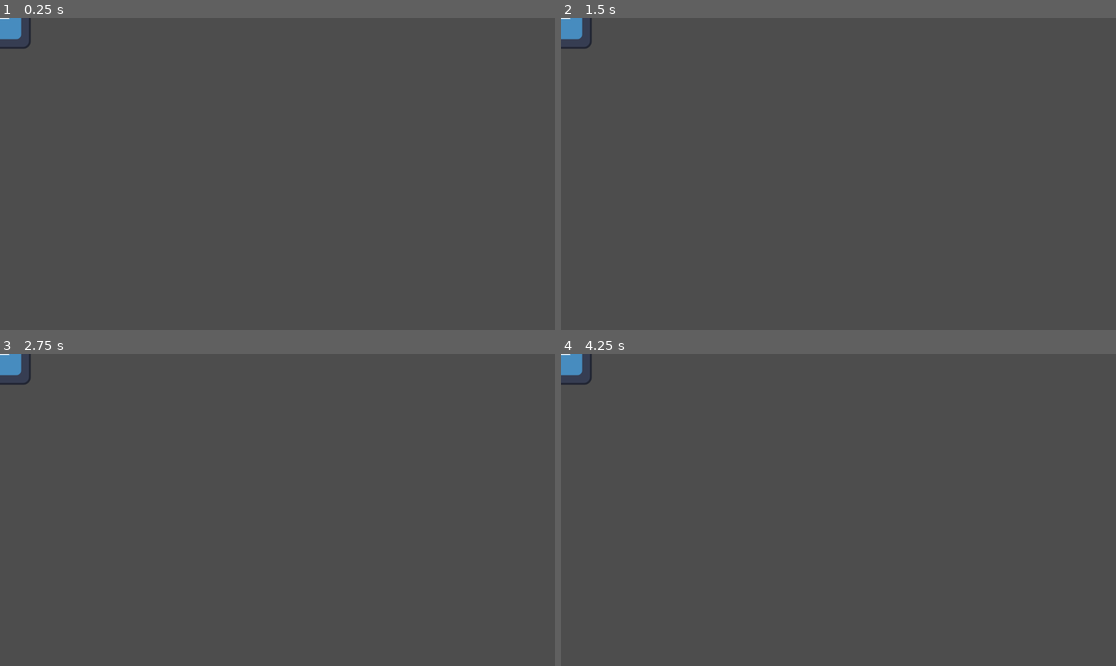
Above: before the commit, frames 1-4 (two rows, left to right).
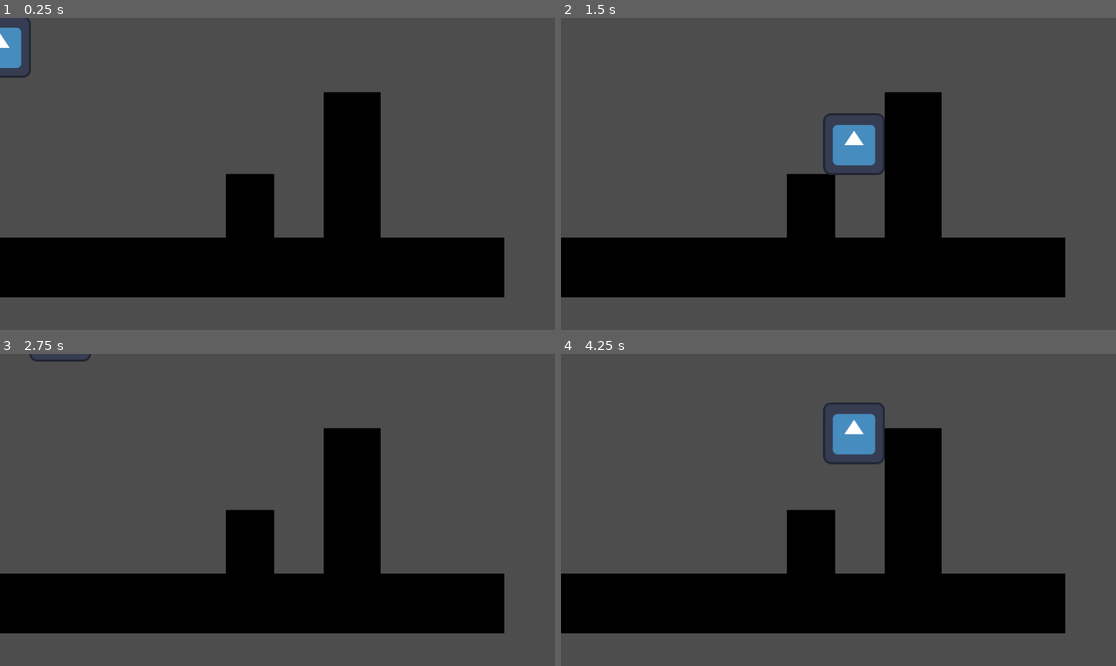
Above: after the commit, the same moments.

Repository: liangahc/learn-godot
Game: Godot game, scene res://tscn/game_controller.tscn
The game is run twice, just before and just after one commit, with the same random seed, the same clock (stepped at 60 frames per second) and the same inputs. Before the commit the project starts from res://tscn/character.tscn. The engine's default icon, where the game draws it, is replaced by a stand-in: a white triangle on a blue panel in a dark square.
Inputs:
- Up to frame 1 (0.25 s): no input
- Up to frame 2 (1.5 s): hold D (right) from 0.53 s (still down); tap W (jump, bound only before the commit) at 0.6, 0.77, 1.07, 1.35 s
- Up to frame 3 (2.75 s): tap W (jump, bound only before the commit) at 1.52, 1.82, 2.1 s; release D (right) at 2.03 s; hold A (left) from 2.03 s (still down)
- Up to frame 4 (4.25 s): release A (left) at 2.78 s; hold D (right) from 2.78 s (still down); tap W (jump, bound only before the commit) at 2.85, 3.02, 3.32, 3.6, 3.77, 4.07 s

The runs differ from the first frame. In frame 1, 25% of the frame differs, in the area x 0-91%, y 0-90%; in frame 2, 26%; in frame 3, 24%; in frame 4, 26%.

Commit message:
完善状态机
为character添加状态机,并且在map造了个基础地图,实现了wall的拖动放置功能

Diff:
--- /dev/null
+++ b/gd/game_controller.gd
@@ -0,0 +1,11 @@
+extends Node2D
+
+@onready var pmap:PackedScene=preload("res://tscn/map.tscn");
+@onready var pcharacter:PackedScene=preload("res://tscn/character.tscn");
+
+func _ready() -> void:
+	var map=pmap.instantiate();
+	var character=pcharacter.instantiate();
+
+	add_child(map);
+	add_child(character);
--- a/gd/move_controller.gd
+++ b/gd/move_controller.gd
@@ -1,32 +1,47 @@
 extends Node2D
 
-@onready var character = $".."
+@onready var character = $".." as CharacterBody2D
 
-enum state
-{
+enum state {
 	idle,
 	move,
 	jump,
 	fall
 }
 
-var current_state:state=state.idle;
+var current_state: state = state.idle
 
-func change_state(new_state:state) -> void:
-	current_state=new_state;
+@export var move_speed: float = 1000.0
+@export var jump_force: float = 800.0
+@export var gravity: float = 1800.0
+
+func _ready() -> void:
+	if not character:
+		print("未找到父节点角色！请将脚本挂在角色子节点上");
+		return;
+
+	change_state(state.idle);
+
+func change_state(new_state: state) -> void:
+	current_state = new_state;
+
+	print("切换为",new_state,"状态");
 
 	enter_state(new_state);
 
-func enter_state(new_state:state) -> void:
+func enter_state(new_state: state) -> void:
 	match new_state:
 		state.idle:
-			print("idle");
+			print("📊 状态：待机");
 		state.move:
-			print("move");
+			print("📊 状态：移动");
 		state.jump:
-			print("jump");
+			print("📊 状态：跳跃");
+			character.velocity.y = -jump_force
 		state.fall:
-			print("fall");
+			print("📊 状态：下落");
+
+
 
 func update_state() -> void:
 	match current_state:
@@ -39,17 +54,56 @@
 		state.fall:
 			do_fall();
 
+
+
 func do_idle() -> void:
-	var velocity;
+	var input_dir: float = Input.get_axis("left", "right");
 
+	if abs(input_dir) > 0.1:
+		change_state(state.move);
+
+	if not character.is_on_floor():
+		change_state(state.fall);
+
+	if Input.is_action_just_pressed("up") and character.is_on_floor():
+		change_state(state.jump);
+
+
+
+# 移动逻辑
 func do_move() -> void:
-	pass;
+	var input_dir: float = Input.get_axis("left", "right")
+
+	if abs(input_dir) < 0.1:
+		change_state(state.idle);
+
+	if not character.is_on_floor():
+		change_state(state.fall);
+
+	if Input.is_action_just_pressed("up") and character.is_on_floor():
+		change_state(state.jump);
 
 func do_jump() -> void:
-	pass;
+	if character.velocity.y > 0:
+		change_state(state.fall);
 
 func do_fall() -> void:
-	pass;
+	if character.is_on_floor():
+		change_state(state.idle);
 
-func _process(delta: float) -> void:
-	pass;
+func _physics_process(delta: float) -> void:
+	if not character:
+		return;
+
+	character.velocity.y += gravity * delta;
+
+	var input_dir: float = Input.get_axis("left", "right");
+
+	if current_state==state.jump or current_state == state.fall:
+		character.velocity.x = 0.8 * move_speed * input_dir;
+	else:
+		character.velocity.x = move_speed * input_dir;
+
+	character.move_and_slide();
+
+	update_state();
--- a/gd/wall.gd
+++ b/gd/wall.gd
@@ -1,19 +1,22 @@
-extends StaticBody2D
+@tool
+extends StaticBody2D;
 
-@onready var collision=$collision;
-@onready var sprite=$sprite;
+@onready var collision = $collision;
+@onready var sprite = $sprite;
 
-func init_wall(x:float,y:float,width:float,height:float) -> void:
-	position=Vector2(x,y);
+@export var width: float = 100:
+	set(value):
+		width = value;
+		update_wall();
 
-	sprite.scale=Vector2(height / 100 , width / 100);
+@export var height: float = 100:
+	set(value):
+		height = value;
+		update_wall();
 
-	collision.position = Vector2(0, 0);
+func update_wall():
+	var rect = RectangleShape2D.new();
+	rect.size = Vector2(width, height);
+	collision.shape = rect;
 
-	var rect=RectangleShape2D.new();
-
-	rect.set_size(Vector2(height,width));
-
-	collision.shape=rect;
-
-	print(collision.shape.size);
+	sprite.scale = Vector2(width / 100.0, height / 100.0);
--- a/project.godot
+++ b/project.godot
@@ -11,17 +11,12 @@
 [application]
 
 config/name="learn_godot"
-run/main_scene="uid://eygs7hdlk5en"
+run/main_scene="uid://ry8x4ljp1136"
 config/features=PackedStringArray("4.6", "Forward Plus")
 config/icon="res://icon.svg"
 
 [input]
 
-jump={
-"deadzone": 0.2,
-"events": [Object(InputEventKey,"resource_local_to_scene":false,"resource_name":"","device":-1,"window_id":0,"alt_pressed":false,"shift_pressed":false,"ctrl_pressed":false,"meta_pressed":false,"pressed":false,"keycode":0,"physical_keycode":87,"key_label":0,"unicode":119,"location":0,"echo":false,"script":null)
-]
-}
 left={
 "deadzone": 0.2,
 "events": [Object(InputEventKey,"resource_local_to_scene":false,"resource_name":"","device":-1,"window_id":0,"alt_press …(191 unchanged characters)…
--- a/tscn/character.tscn
+++ b/tscn/character.tscn
@@ -3,10 +3,17 @@
 [ext_resource type="Script" uid="uid://cclmrdf7xuakr" path="res://gd/move_controller.gd" id="1_5s5sl"]
 [ext_resource type="Texture2D" uid="uid://dj3lg6ngt6ruq" path="res://icon.svg" id="1_78ula"]
 
-[node name="character" type="Node2D" unique_id=844134902]
+[sub_resource type="RectangleShape2D" id="RectangleShape2D_78ula"]
+size = Vector2(129, 128)
+
+[node name="character" type="CharacterBody2D" unique_id=189896418]
 
 [node name="texture" type="Sprite2D" parent="." unique_id=396001646]
 texture = ExtResource("1_78ula")
 
 [node name="move_controller" type="Node2D" parent="." unique_id=1096351414]
 script = ExtResource("1_5s5sl")
+
+[node name="CollisionShape2D" type="CollisionShape2D" parent="." unique_id=1932251962]
+position = Vector2(0.5, -1)
+shape = SubResource("RectangleShape2D_78ula")
--- /dev/null
+++ b/tscn/game_controller.tscn
@@ -0,0 +1,6 @@
+[gd_scene format=3 uid="uid://ry8x4ljp1136"]
+
+[ext_resource type="Script" uid="uid://duqbm1rbt11t6" path="res://gd/game_controller.gd" id="1_28wgv"]
+
+[node name="game_controller" type="Node2D" unique_id=1514862995]
+script = ExtResource("1_28wgv")
--- /dev/null
+++ b/tscn/map.tscn
@@ -0,0 +1,17 @@
+[gd_scene format=3 uid="uid://dukf4fwd8quvj"]
+
+[ext_resource type="PackedScene" uid="uid://f5m4hnhw8vu1" path="res://tscn/wall.tscn" id="1_c7s6e"]
+
+[node name="map" type="Node2D" unique_id=127303641]
+
+[node name="wall" parent="." unique_id=1324901460 instance=ExtResource("1_c7s6e")]
+position = Vector2(521, 518)
+scale = Vector2(10.52, 1.2380955)
+
+[node name="wall2" parent="." unique_id=2129641213 instance=ExtResource("1_c7s6e")]
+position = Vector2(519, 391)
+scale = Vector2(1, 1.346666)
+
+[node name="wall3" parent="." unique_id=396110837 instance=ExtResource("1_c7s6e")]
+position = Vector2(731, 305)
+scale = Vector2(-1.176475, 3.0295308)
Not shown, added: gd/game_controller.gd.uid
